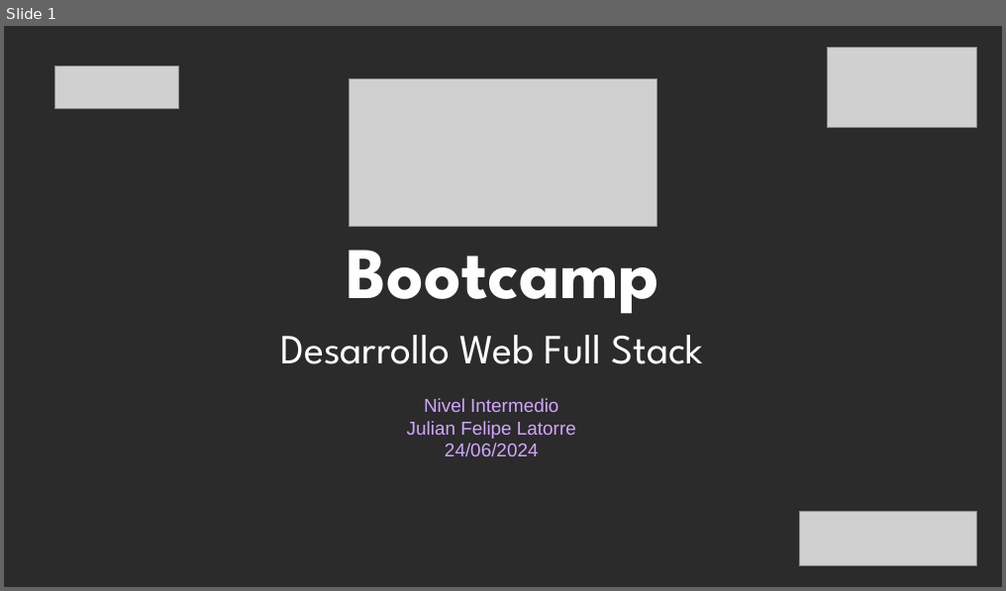
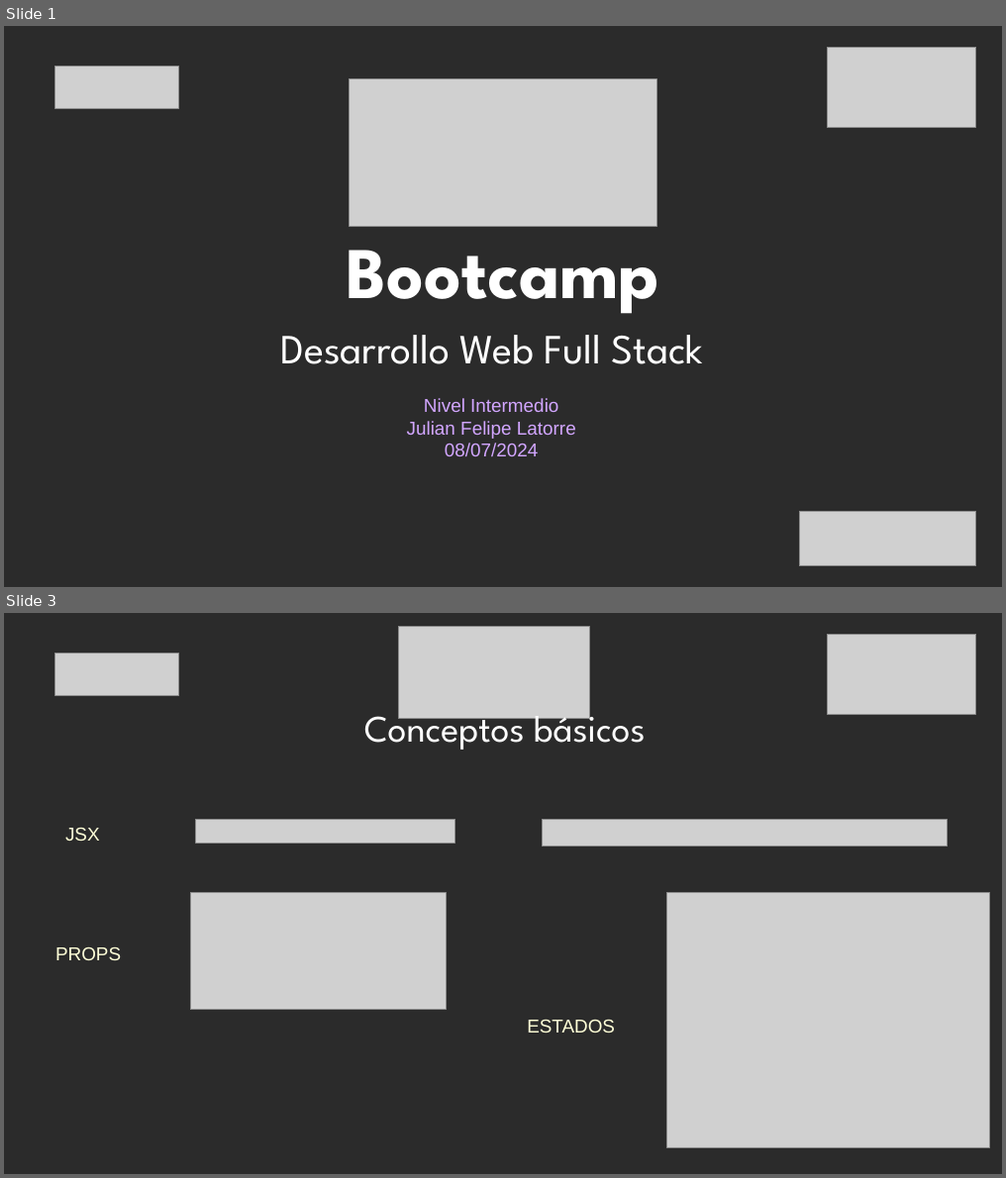
Before and after one commit to jflatorreo/TalentoTech_FullStack, a slide deck: Material pedagógico/Modulo 3/Clase 1/Clase 1 - Modulo 3.pptx. Shown one above the other, each under a label of ours: slide 1 before the commit, slides 1 and 3 after it; the slides between them are not shown. The pictures are 1006x591 and 1006x1178 pixels, drawn with LibreOffice and Linux fonts; fonts in the diff are those of the drawing; grey boxes stand for pictures; background and template pictures are left out; a plain dark background stands for a picture behind light text. Boxes give left, top, right and bottom in pixels: in the first picture for what was removed or moved away, otherwise in the second. Text is boxed around its words. In the diff, an @@ line names an element or a change of style, - is before the commit and + after.

```diff
--- a/Material pedagógico/Modulo 3/Clase 1/Clase 1 - Modulo 3.pptx
+++ b/Material pedagógico/Modulo 3/Clase 1/Clase 1 - Modulo 3.pptx
@@ slide 3 added at box(4, 613, 1002, 1174), background picture (left out) @@
@@ picture added at box(399, 627, 590, 718) @@
@@ picture added at box(828, 634, 976, 714) @@
@@ picture added at box(55, 653, 178, 695) @@
@@ text added at box(364, 704, 646, 750), 36 pt, text #FFFFFF @@
+Conceptos básicos
@@ picture added at box(196, 820, 455, 843) @@
@@ picture added at box(543, 820, 947, 847) @@
@@ text added at box(65, 828, 100, 841), 18 pt, text #FFFFD7 @@
+JSX
@@ picture added at box(190, 893, 447, 1010) @@
@@ picture added at box(667, 893, 990, 1149) @@
@@ text added at box(55, 948, 121, 960), 18 pt, text #FFFFD7 @@
+PROPS
@@ text added at box(527, 1020, 615, 1033), 18 pt, text #FFFFD7 @@
+ESTADOS
@@ slide 1 changed as well @@
@@ text at box(445, 443, 539, 457): text changed @@
-24/06/2024
+08/07/2024
```
Also in this commit, not shown: 1 other slide changed, 21 other slides added, 7 slides removed, 14 other files.
